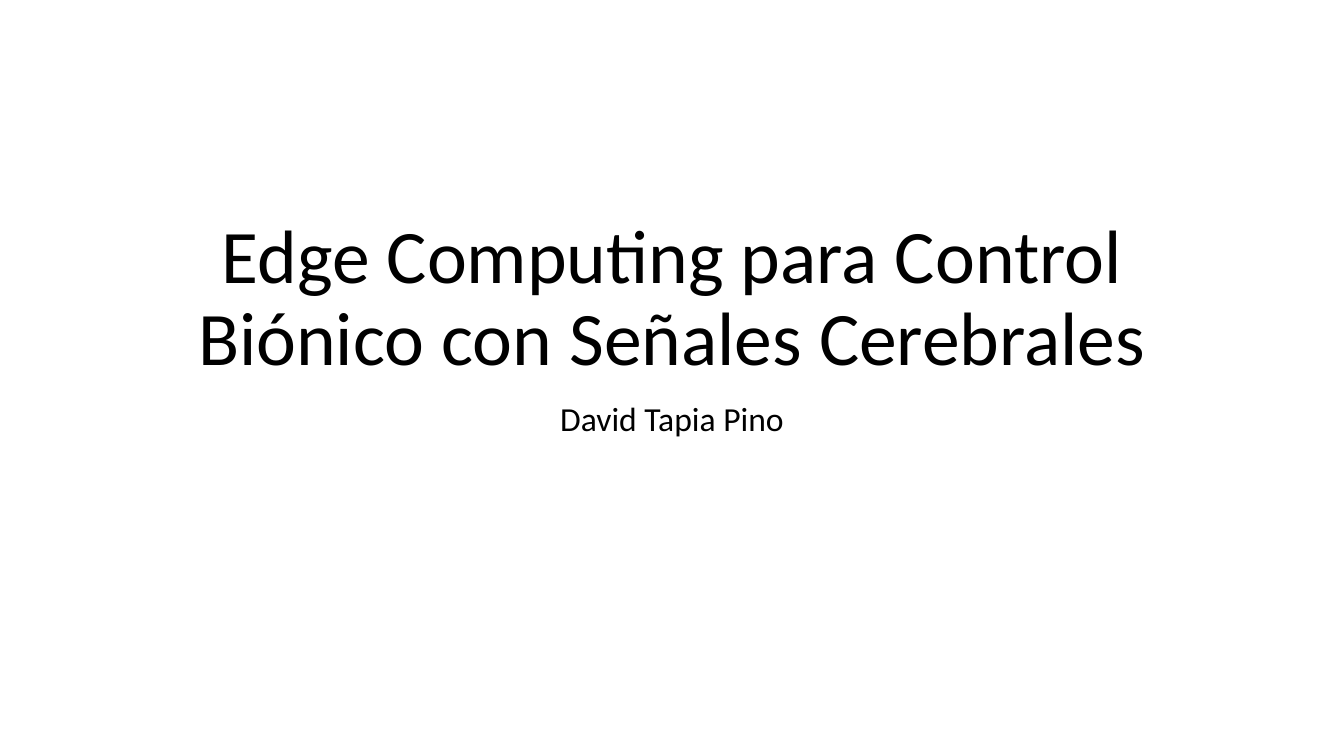
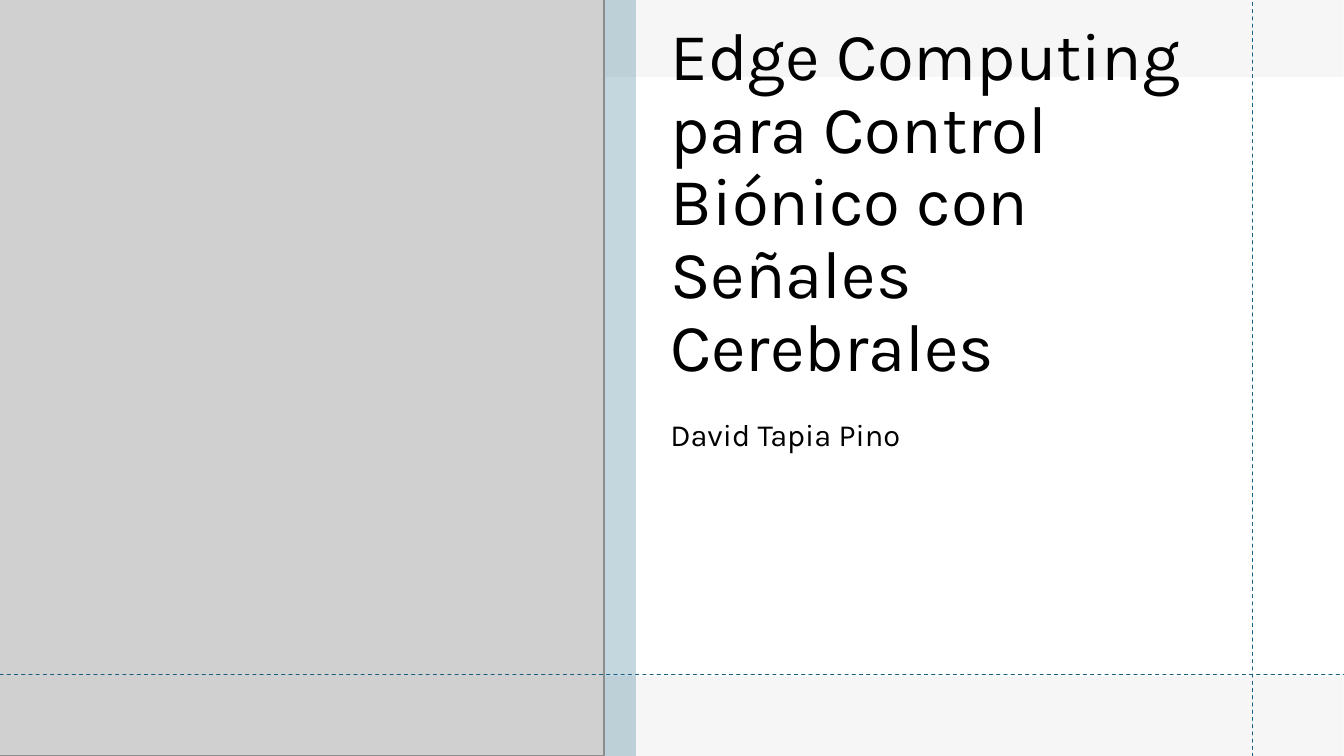
Before and after one commit to Daivd093/EdgeAI4BionicControl, a slide deck: slide 1 of Edge Computing para Control Biónico con Señales Cerebrales.pptx. Drawn at 1344x756 pixels with LibreOffice and Linux fonts; fonts in the diff are those of the drawing; grey boxes stand for pictures. Boxes give left, top, right and bottom in pixels: in the first picture for what was removed or moved away, otherwise in the second. Text is boxed around its words. In the diff, an @@ line names an element or a change of style, - is before the commit and + after.

```diff
--- a/Edge Computing para Control Biónico con Señales Cerebrales.pptx
+++ b/Edge Computing para Control Biónico con Señales Cerebrales.pptx
@@ rectangle added at [0,0,1344,756], fill #E8E8E8 at 35% opacity @@
@@ picture added at [0,0,604,756] @@
@@ rectangle added at [600,0,636,756], fill #156082 at 25% opacity @@
@@ line added from (1253, 756) to (1253, 1), #156082 0.75 pt dashed @@
@@ title "Edge Computing para Control Biónico ...": place and size @@
-title "Edge Computing para Control Biónico ..." at [198,230,1145,366]
+title "Edge Computing para Control Biónico ..." at [670,33,1180,372]
@@ title "Edge Computing para Control Biónico ..." at [670,33,1180,372]: size 54 to 48 pt, font Calibri to Karla; alignment centre to left @@
@@ rectangle added at [163,78,1344,677], fill #FFFFFF @@
@@ subtitle "David Tapia Pino": place and size @@
-subtitle "David Tapia Pino" at [560,407,783,437]
+subtitle "David Tapia Pino" at [670,425,901,454]
@@ subtitle "David Tapia Pino" at [670,425,901,454]: size 24 to 22 pt, font Calibri to Karla; alignment centre to left @@
@@ line added from (0, 675) to (1344, 675), #156082 0.75 pt dashed @@
```
Also in this commit, not shown: 2 other slides changed, 33 slides added, 19 slides removed, 2 other files.
